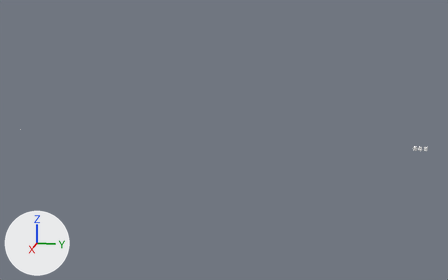
The Blender file Character/marshmallowV5.blend as it was, and as the next commit left it.
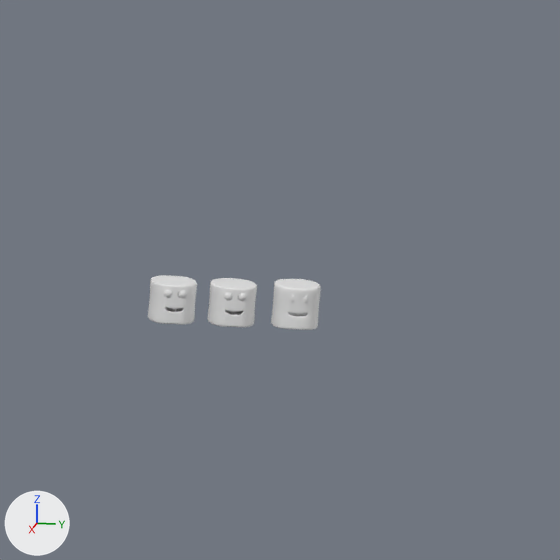
The first picture shows the older version from a 50 mm camera at (85.7, -10.9, 21.6) aimed at (-0.5, -28.1, 0.1). The close-ups show both versions on the part from 89% to 100% of the width and 44% to 61% of the height of that picture; other places that the commit changed are outside them. Lighting does not change. The marker at lower left points along +X, +Y and +Z.

The older version as bpy lines, for what is in view:
```python
ob_cylinder_002 = bpy.data.objects.new('Cylinder.002', me_cylinder_002)
ob_cylinder_002.location = (-0.26, 0.0, 0.25)
ob_cylinder_002.scale = (1.0, 1.0, 1.0)
ob_plane = bpy.data.objects.new('Plane', me_plane)
ob_plane.location = (0.0, -0.71, -0.01)
ob_plane.rotation_euler = (0.0, 1.571, 0.0)  # degrees (0, 90, 0)
ob_plane.scale = (0.079, 0.079, 0.079)
ob_plane_001 = bpy.data.objects.new('Plane.001', me_plane)
ob_plane_001.location = (0.0, -1.38, -0.01)
ob_plane_001.rotation_euler = (0.0, 1.571, 0.0)  # degrees (0, 90, 0)
ob_plane_001.scale = (0.079, 0.079, 0.079)
ob_sphere_002 = bpy.data.objects.new('Sphere.002', me_sphere_008)
ob_sphere_002.location = (-0.05, -0.79, 0.37)
ob_sphere_002.scale = (1.12, 1.12, 1.12)
ob_sphere_004 = bpy.data.objects.new('Sphere.004', me_sphere_002)
ob_sphere_004.location = (-0.05, -0.63, 0.37)
ob_sphere_004.scale = (1.12, 1.12, 1.12)
```
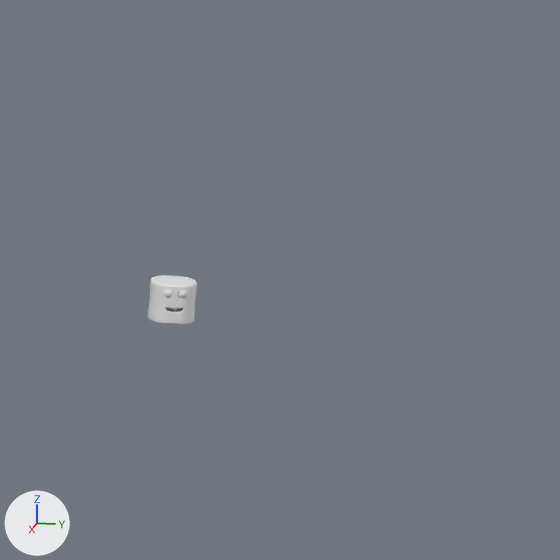
What the commit changed:
Object 'Sphere.004' (ob_sphere_004) is deleted.
Object 'Sphere.002' (ob_sphere_002) is deleted.
Object 'Plane' (ob_plane) is deleted.
Object 'Cylinder.002' (ob_cylinder_002) is deleted.

Changed parts and their boxes (x1, y1, x2, y2) in the close-ups (560 x 560 px):
'Cylinder.002', deleted: before (271, 279, 321, 330)
'Plane', deleted: before (208, 278, 257, 327)
'Sphere.002', deleted: before (223, 292, 233, 301)
'Sphere.004', deleted: before (238, 293, 247, 301)
